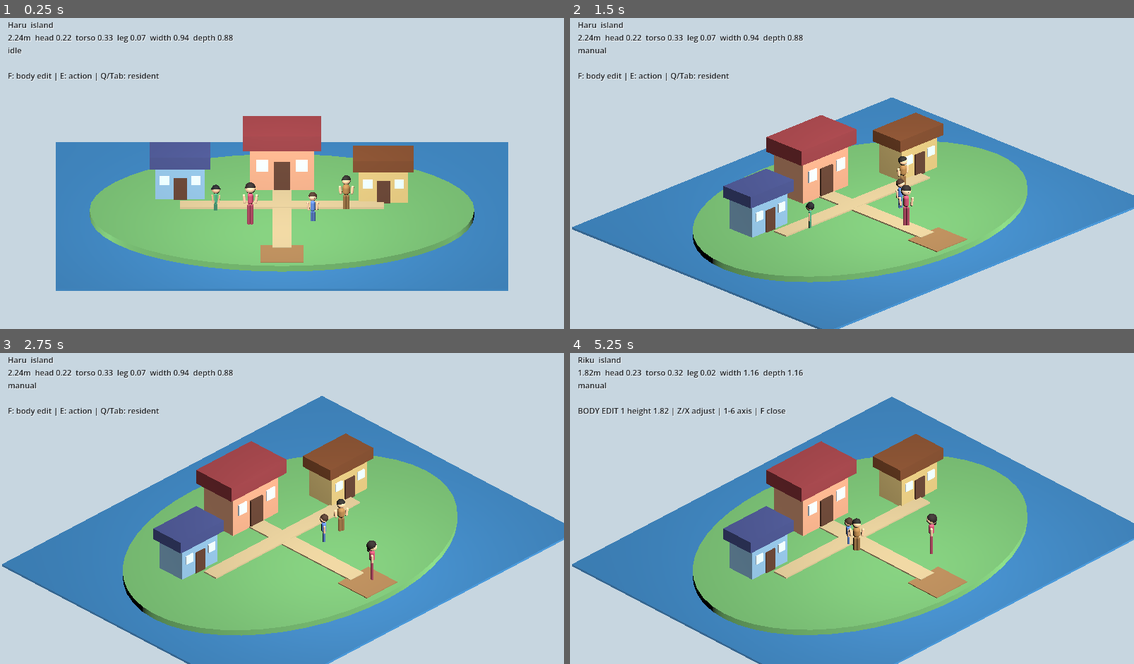
Above: before the commit, frames 1-4 (two rows, left to right).
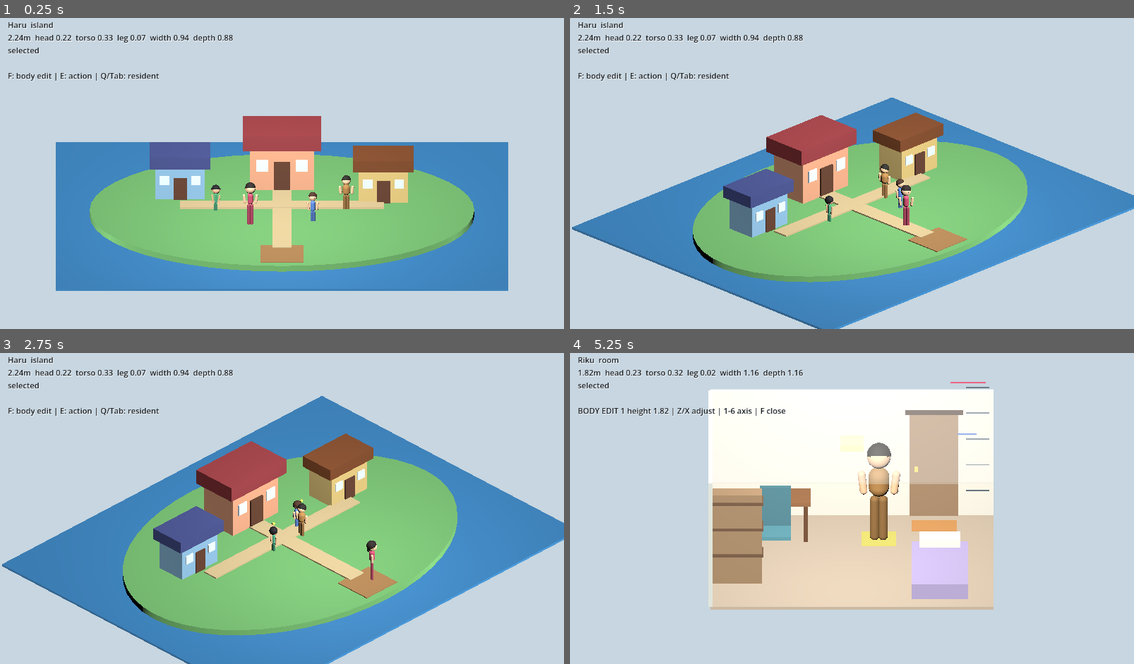
Above: after the commit, the same moments.

Repository: tinky44/tomocol_lite
Game: Godot game, scene res://scenes/main.tscn
The game is run twice, just before and just after one commit, with the same random seed, the same clock (stepped at 60 frames per second) and the same inputs.
Inputs:
- Up to frame 1 (0.25 s): no input
- Up to frame 2 (1.5 s): tap Enter at 0.5 s; hold D 0.53-1.28 s; hold J 0.53-1.28 s; tap Space at 0.77 s; hold S from 1.28 s (still down); tap L at 1.35 s
- Up to frame 3 (2.75 s): tap Space at 1.52 s; release S at 2.03 s; hold D from 2.03 s (still down); hold I from 2.03 s (still down)
- Up to frame 4 (5.25 s): release D at 2.78 s; release I at 2.78 s; hold W 2.78-3.53 s; tap K at 2.85 s; tap Space at 3.02, 3.77, 4.52 s; hold Q 3.53-4.28 s; hold A 3.53-5.03 s; tap Tab at 4.35 s; hold S from 5.03 s (still down); hold F from 5.03 s (still down)

The runs differ from the first frame. In frame 1, less than 0.1% of the frame differs, in the area x 1-8%, y 9-12%; in frame 2, 0.5%; in frame 3, 0.6%; in frame 4, 55%, in the area x 0-100%, y 1-100%.

Commit message:
fix: 選択中の住人を自律移動させない
Co-authored-by: chatgpt-codex-connector[bot] <199175422+chatgpt-codex-connector[bot]@users.noreply.github.com>

Diff:
--- a/godot-project/scripts/Main.gd
+++ b/godot-project/scripts/Main.gd
@@ -56,8 +56,8 @@
 
 	input_cooldown = maxf(input_cooldown - delta, 0.0)
 	_handle_camera_input(delta)
-	var selected_moved := _handle_player_input(delta)
-	_update_residents(delta, selected_moved)
+	_handle_player_input(delta)
+	_update_residents(delta)
 	_update_selection_marker()
 	_update_hud()
 	_update_camera()
@@ -295,10 +295,13 @@
 
 
 func _select_resident(step: int) -> void:
+	var previous_index := selected_index
 	for offset in range(1, residents.size() + 1):
 		var candidate := (selected_index + step * offset + residents.size()) % residents.size()
 		if _is_resident_active(candidate):
+			_release_selected_resident(previous_index)
 			selected_index = candidate
+			_hold_selected_resident()
 			return
 
 
@@ -317,13 +320,47 @@
 	residents[selected_index] = resident
 
 
-func _update_residents(delta: float, selected_moved: bool) -> void:
+func _update_residents(delta: float) -> void:
 	for index in range(residents.size()):
 		if not _is_resident_active(index):
 			continue
-		if selected_moved and index == selected_index:
+		if index == selected_index:
+			_hold_selected_resident()
 			continue
 		_update_resident(index, delta)
+
+
+func _hold_selected_resident() -> void:
+	if not _is_resident_active(selected_index):
+		return
+
+	var resident: Dictionary = residents[selected_index]
+	var partner := int(resident.get("partner", -1))
+	if partner >= 0 and partner < residents.size():
+		_clear_social_state(partner)
+
+	var node: Node3D = resident["node"] as Node3D
+	resident["state"] = "selected"
+	resident["partner"] = -1
+	resident["target"] = node.position
+	resident["timer"] = 9999.0
+	residents[selected_index] = resident
+	_set_chat_marker(selected_index, false)
+
+
+func _release_selected_resident(index: int) -> void:
+	if not _is_resident_active(index):
+		return
+
+	var resident: Dictionary = residents[index]
+	if String(resident.get("state", "idle")) != "selected":
+		return
+
+	var node: Node3D = resident["node"] as Node3D
+	resident["state"] = "idle"
+	resident["target"] = node.position
+	resident["timer"] = rng.randf_range(0.8, 2.0)
+	residents[index] = resident
 
 
 func _is_resident_active(index: int) -> bool:
@@ -406,6 +443,8 @@
 	for other in range(residents.size()):
 		if other == index:
 			continue
+		if other == selected_index:
+			continue
 		var resident: Dictionary = residents[other]
 		if not _is_resident_active(other):
 			continue
@@ -423,6 +462,9 @@
 
 
 func _start_meeting(a: int, b: int) -> void:
+	if a == selected_index or b == selected_index:
+		return
+
 	_break_partner(a)
 	_break_partner(b)
 
Not shown, changed: AGENTS.md
Not shown, changed: README.md
Not shown, changed: specs/05_resident_social_system.md
